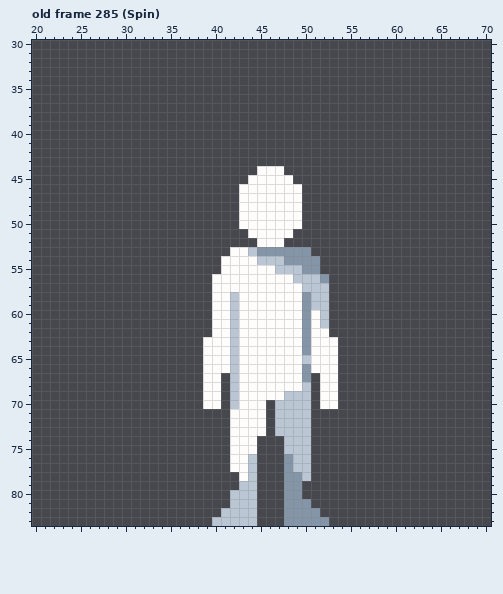
Pixel-art file -- Silence/Assets/Sprites/Player/PixelPrototypePlayer/Pixel Prototype Player/Aseprite/Player.aseprite. Above, as it was before the edit.
96x84 pixels, 290 frames. Colours within 5 levels of each other are drawn and written as one. Shown: old frame 285 (Spin): x 20..70, y 30..83. The commit also changed other frames, which this record leaves out.
Once edited:
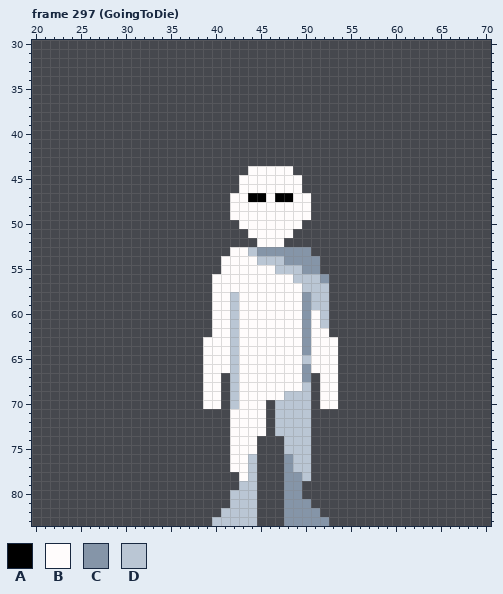
Palette (. is transparent): A #000000  B #fffcfc  C #8595a8  D #bac6d4
A new or re-ordered frame is compared with the old frame closest to it.
The edit:
frames 290 -> 315
Frame 297 (GoingToDie) is new; against old frame 285 (Spin), layer "Player/Head":
y 44: x 44 . -> B; x 48 . -> B
y 45: x 43 . -> B; x 49 . -> B
y 47: x 42 . -> B; x 44..45 BB -> AA; x 47..48 BB -> AA; x 50 . -> B
y 48..49: x 42 . -> B; x 50 . -> B
Boxes around the changes in both pictures, in picture pixels (x1, y1, x2, y2):
changed: (230, 166, 311, 220)
